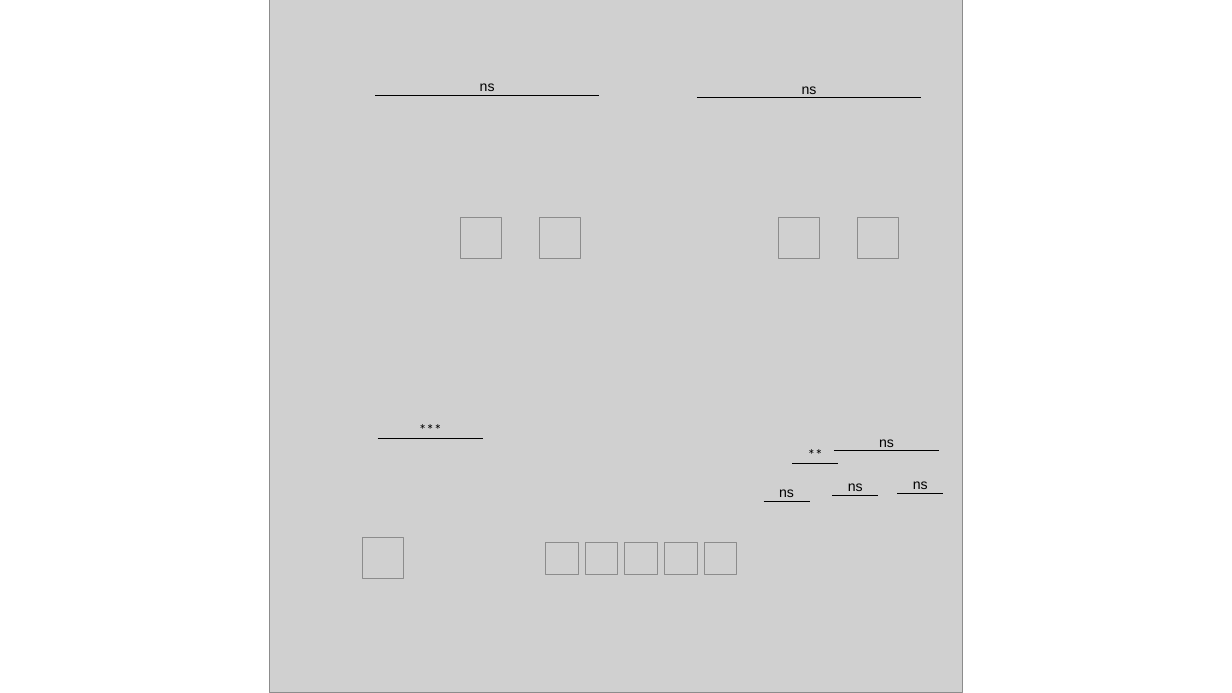
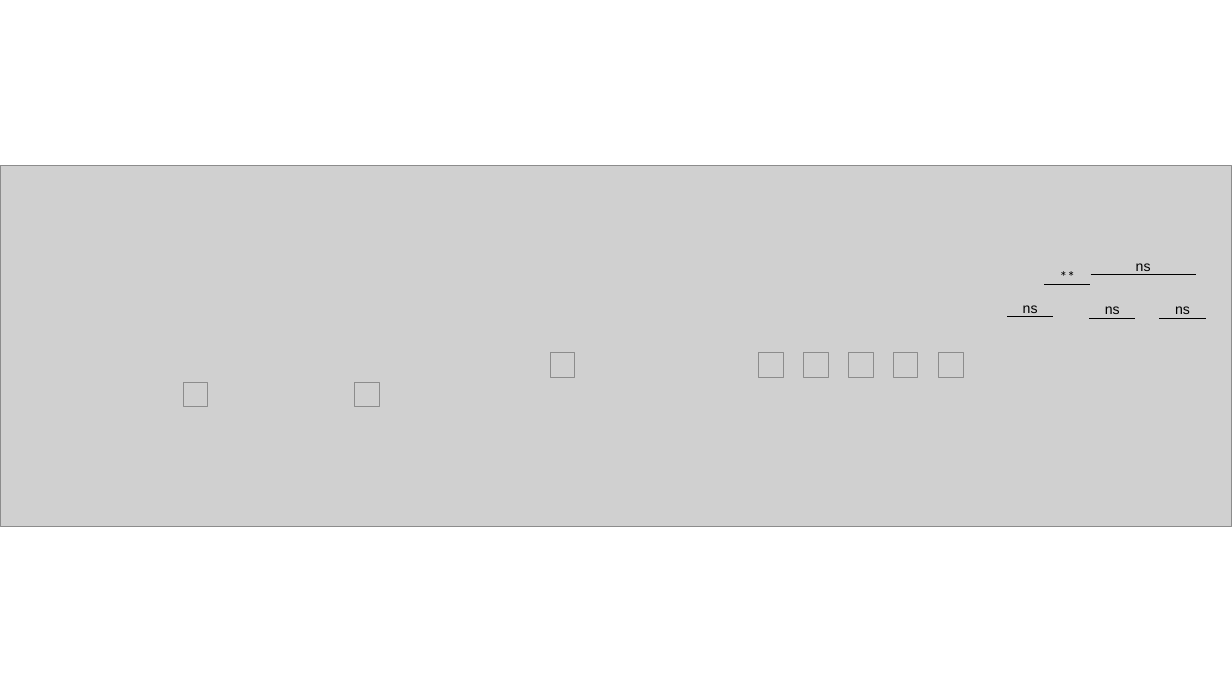
Before and after one commit to bisesi/Host-Ecology-and-Host-Range, a slide deck: slide 1 of paper-supplement/figs/supplemental-figure-3-sig.pptx. Drawn at 1232x693 pixels with LibreOffice and Linux fonts; fonts in the diff are those of the drawing; grey boxes stand for pictures. Boxes give left, top, right and bottom in pixels: in the first picture for what was removed or moved away, otherwise in the second. Text is boxed around its words. In the diff, an @@ line names an element or a change of style, - is before the commit and + after.

```diff
--- a/paper-supplement/figs/supplemental-figure-3-sig.pptx
+++ b/paper-supplement/figs/supplemental-figure-3-sig.pptx
@@ picture added at (0, 166, 1232, 528) @@
@@ text "**": place and size @@
-text "**" at (799, 441, 833, 469)
+text "**" at (1051, 262, 1085, 290)
@@ text "ns": place and size @@
-text "ns" at (779, 489, 794, 497)
+text "ns" at (1023, 305, 1038, 313)
@@ line moved from (792, 463) - (838, 463) to (1044, 285) - (1091, 285) @@
@@ 2 texts, 2 lines: place and size @@
-2 texts, 2 lines at (833, 439, 939, 495)
+2 texts, 2 lines at (1090, 263, 1196, 318)
@@ text "ns": place and size @@
-text "ns" at (913, 481, 928, 489)
+text "ns" at (1175, 306, 1190, 314)
@@ line moved from (763, 502) - (810, 502) to (1007, 317) - (1054, 317) @@
@@ line moved from (897, 494) - (944, 494) to (1160, 318) - (1206, 318) @@
@@ picture: place and size @@
-picture at (460, 217, 501, 258)
+picture at (551, 353, 576, 378)
@@ picture: place and size @@
-picture at (546, 543, 579, 575)
+picture at (759, 353, 784, 378)
@@ picture: place and size @@
-picture at (779, 217, 820, 258)
+picture at (804, 352, 829, 377)
@@ picture: place and size @@
-picture at (858, 217, 898, 258)
+picture at (849, 353, 874, 378)
@@ picture: place and size @@
-picture at (585, 543, 617, 575)
+picture at (894, 352, 919, 377)
@@ picture: place and size @@
-picture at (625, 543, 657, 575)
+picture at (939, 352, 964, 377)
@@ picture: place and size @@
-picture at (540, 218, 580, 259)
+picture at (183, 383, 208, 408)
@@ picture: place and size @@
-picture at (362, 538, 403, 579)
+picture at (355, 383, 380, 408)
@@ group removed at (270, 0, 963, 693): 3 pictures, 3 lines, 3 texts @@
-***
-ns
-ns
```
Also in this commit, not shown: 27 other files.
